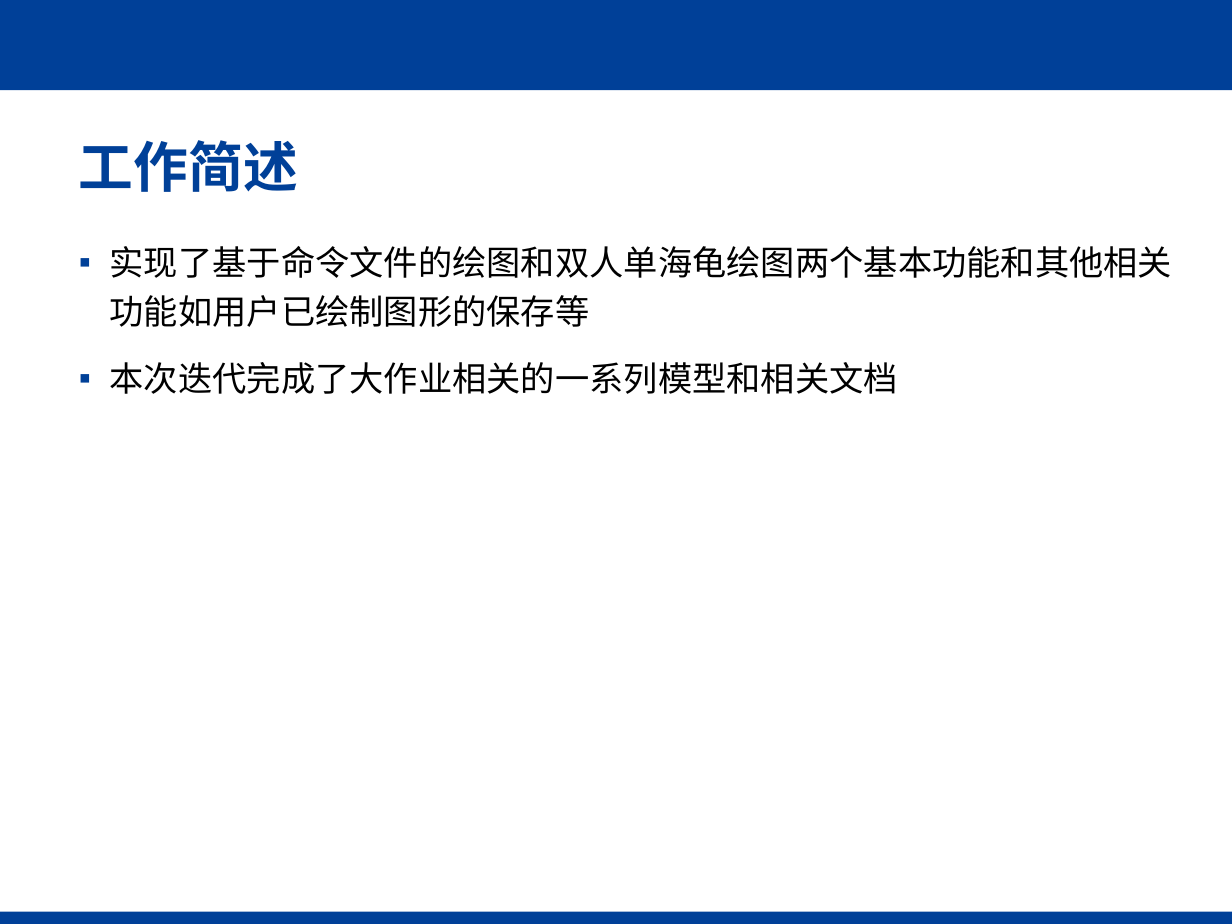
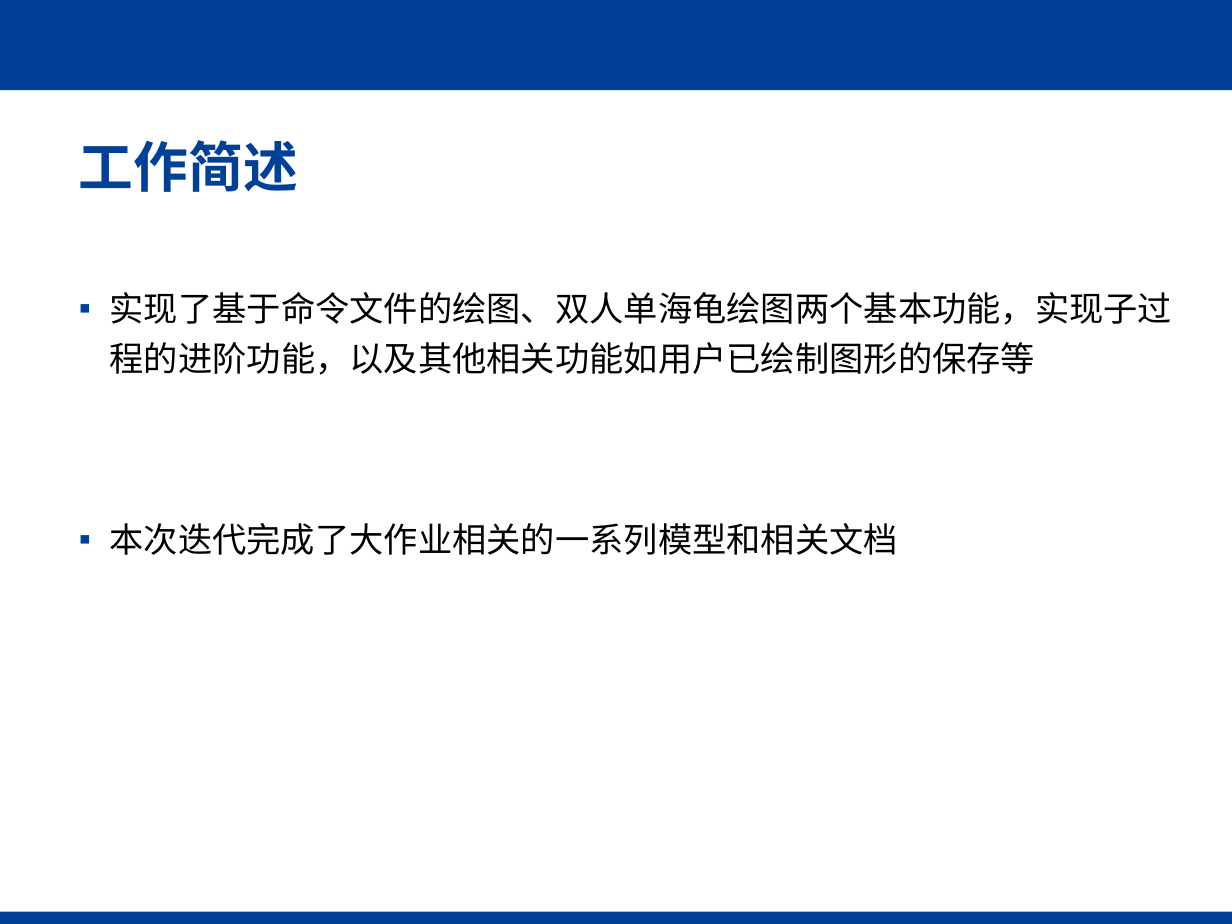
Before and after one commit to SJTU-SEP-21/SEP-21, a slide deck: slide 4 of TecPrototype/文档/迭代二答辩.pptx. Drawn at 1232x924 pixels with LibreOffice and Linux fonts; fonts in the diff are those of the drawing; background and template pictures are left out. Boxes give left, top, right and bottom in pixels: in the first picture for what was removed or moved away, otherwise in the second. Text is boxed around its words. In the diff, an @@ line names an element or a change of style, - is before the commit and + after.

```diff
--- a/TecPrototype/文档/迭代二答辩.pptx
+++ b/TecPrototype/文档/迭代二答辩.pptx
@@ text at (110,292,1173,375): text changed @@
-▪ 实现了基于命令文件的绘图和双人单海龟绘图两个基本功能和其他相关功能如用户已绘制图形的保存等
-▪ 本次迭代完成了大作业相关的一系列模型和相关文档
+▪ 实现了基于命令文件的绘图、双人单海龟绘图两个基本功能，实现子过程的进阶功能，以及其他相关功能如用户已绘制图形的保存等
@@ text added at (110,523,898,555), 20 pt, text #000000 @@
+▪ 本次迭代完成了大作业相关的一系列模型和相关文档
```
Also in this commit, not shown: 7 other slides changed, 9 slides added, 17 slides removed, 10 other files.
